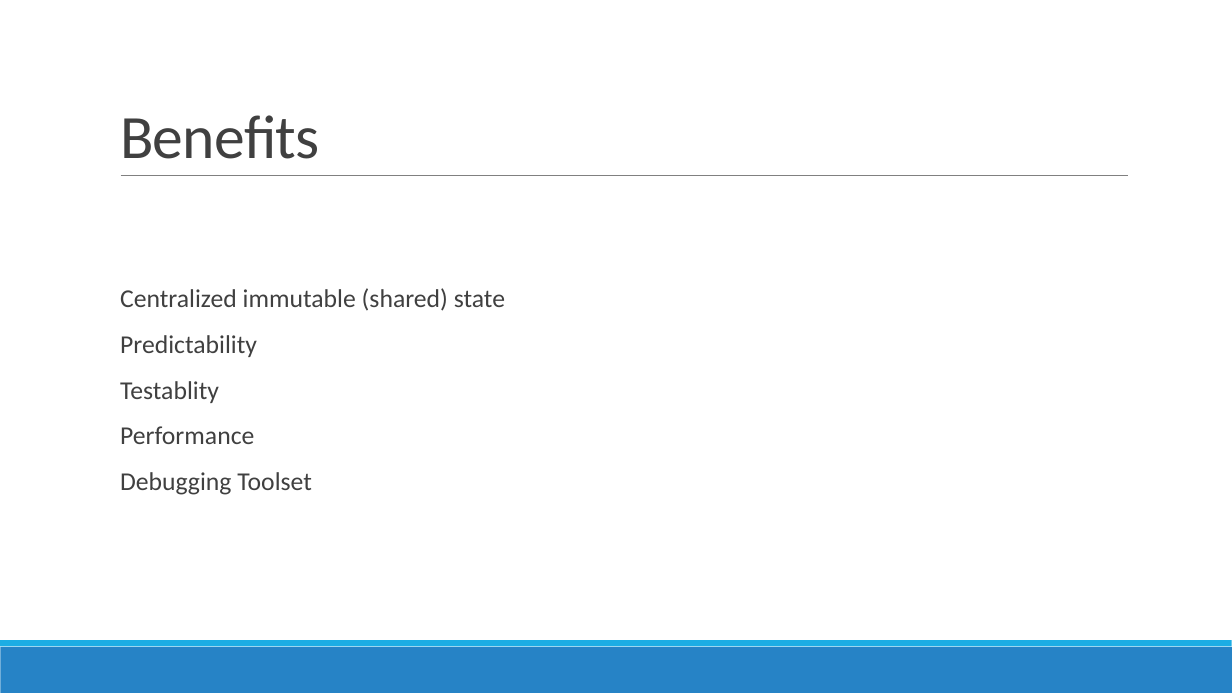
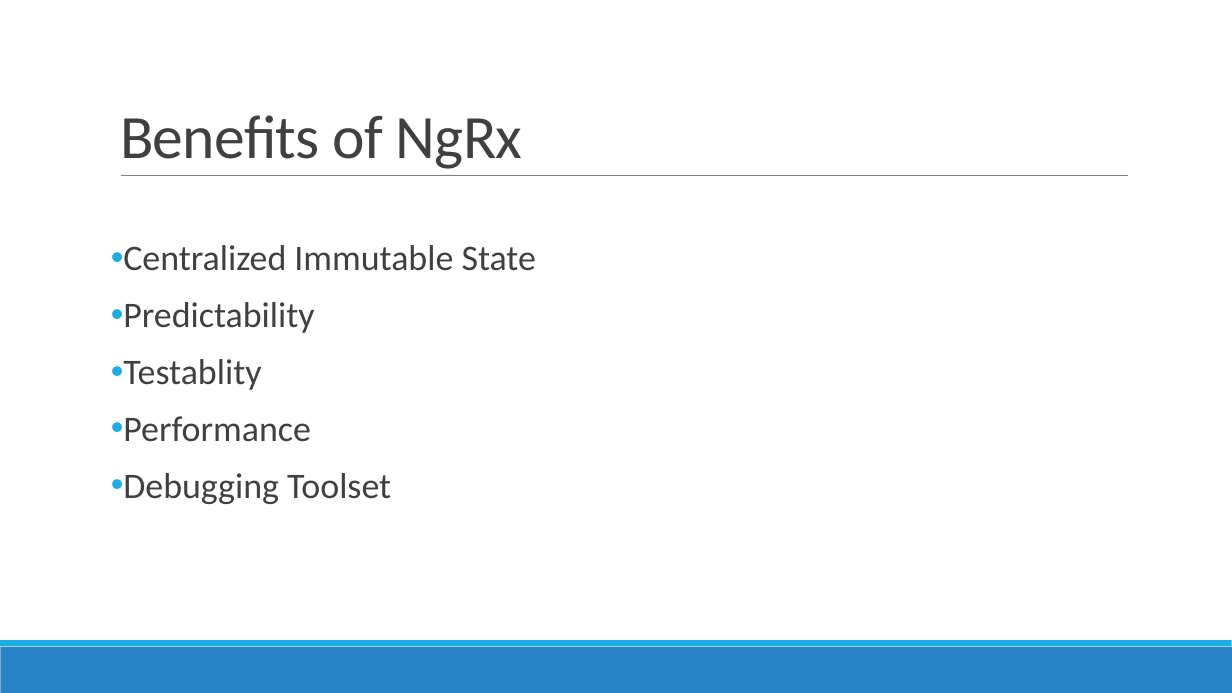
Before and after one commit to AGiorgetti/ngrx101, a slide deck: slide 8 of ReactiveProgramming_ngrx.pptx (slide 7 before the commit). Drawn at 1232x693 pixels with LibreOffice and Linux fonts; fonts in the diff are those of the drawing. Boxes give left, top, right and bottom in pixels: in the first picture for what was removed or moved away, otherwise in the second. Text is boxed around its words. In the diff, an @@ line names an element or a change of style, - is before the commit and + after.

```diff
--- a/ReactiveProgramming_ngrx.pptx
+++ b/ReactiveProgramming_ngrx.pptx
@@ title at [120, 115, 523, 169]: text changed @@
-Benefits
+Benefits of NgRx
@@ text at [123, 245, 536, 271]: text changed; size 20 to 28 pt @@
-  Centralized immutable (shared) state
+• Centralized Immutable State
@@ text at [123, 302, 391, 504]: size 20 to 28 pt in "Predictability", "Testablity", "Performance", "Debugging Toolset"; bullet   to • @@
```
Also in this commit, not shown: 8 other slides changed, 2 slides added, 1 other file.
